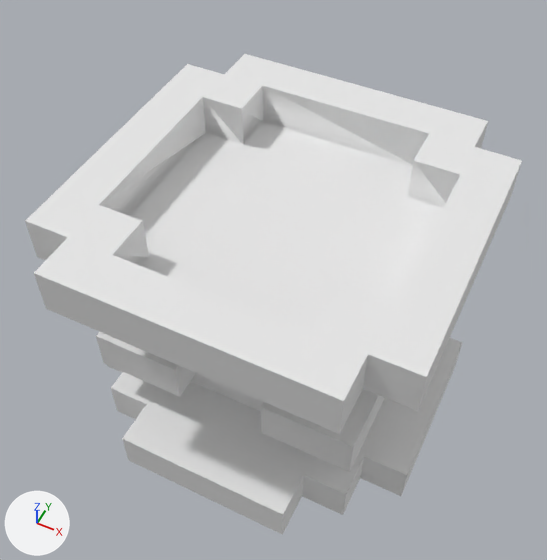
An edit to the OBJ model Demon Lord Roguelike/Assets/LoadResources/Fbx/Building/Base/Building_AltarFire_1-0.obj, drawn before and after from the same camera.
Both versions are drawn from a 50 mm lens placed at (0.491, -1.025, 1.601), pointed at (-0.013, -0.017, 0.342). Every picture has the same lights, and +X, +Y and +Z are marked at lower left. The picture after the commit comes second. Where no turn or scale is listed for an object, it has been applied to the vertices. Vertices at exactly the same position are counted once.

In view in the first picture: 'Untitled'.
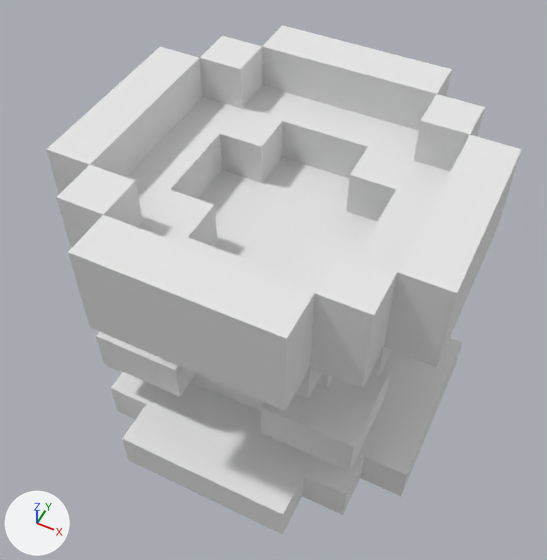
Pixel boxes [x1, y1, x2, y2] of what changed, in the pictures (547 x 560 px; the box of a moved part takes in the faces that stretch with it):
'Untitled', reshaped (6% taller): before [25, 54, 522, 535]; after [46, 25, 522, 535]
part 1 of me_untitled, moved or reshaped: before [25, 54, 522, 423]; after [46, 25, 522, 410]

What the commit changed:
me_untitled is used by ob_untitled; location (0.0, 0.0, 0.0).
me_untitled had 152 vertices, 324 faces and spanned x -0.4..0.4, y -0.4..0.4, z 0.0..0.6.
me_untitled now has 188 vertices, 372 faces and spans x -0.4..0.4, y -0.4..0.4, z 0.0..0.7.
Part 1, on me_untitled:
20 vertices are removed from x -0.4..0.4, y -0.4..0.4, z 0.5..0.6.
100 faces are deleted.
4 vertices are added at (0.2, -0.1, 0.5), (0.2, -0.1, 0.6), (-0.2, 0.1, 0.5), (-0.2, 0.1, 0.6).
12 new vertices lie (0.0, 0.0, 0.2) away from vertices in x -0.3..0.3, y -0.3..0.3, z 0.5.
8 new vertices lie (-0.1, 0.0, 0.0) away from vertices in x -0.3..0.3, y -0.2..0.2, z 0.5..0.7.
8 new vertices lie (0.1, 0.0, 0.0) away from vertices in x -0.3..0.3, y -0.2..0.2, z 0.5..0.7.
7 new vertices lie (0.0, -0.1, 0.0) away from vertices in x -0.2..0.2, y -0.3..0.2, z 0.5..0.7.
7 new vertices lie (0.0, 0.1, 0.0) away from vertices in x -0.2..0.2, y -0.2..0.3, z 0.5..0.7.
10 new vertices lie (0.0, 0.0, -0.1) away from vertices in x -0.2..0.2, y -0.2..0.2, z 0.6.
148 new faces join them.
